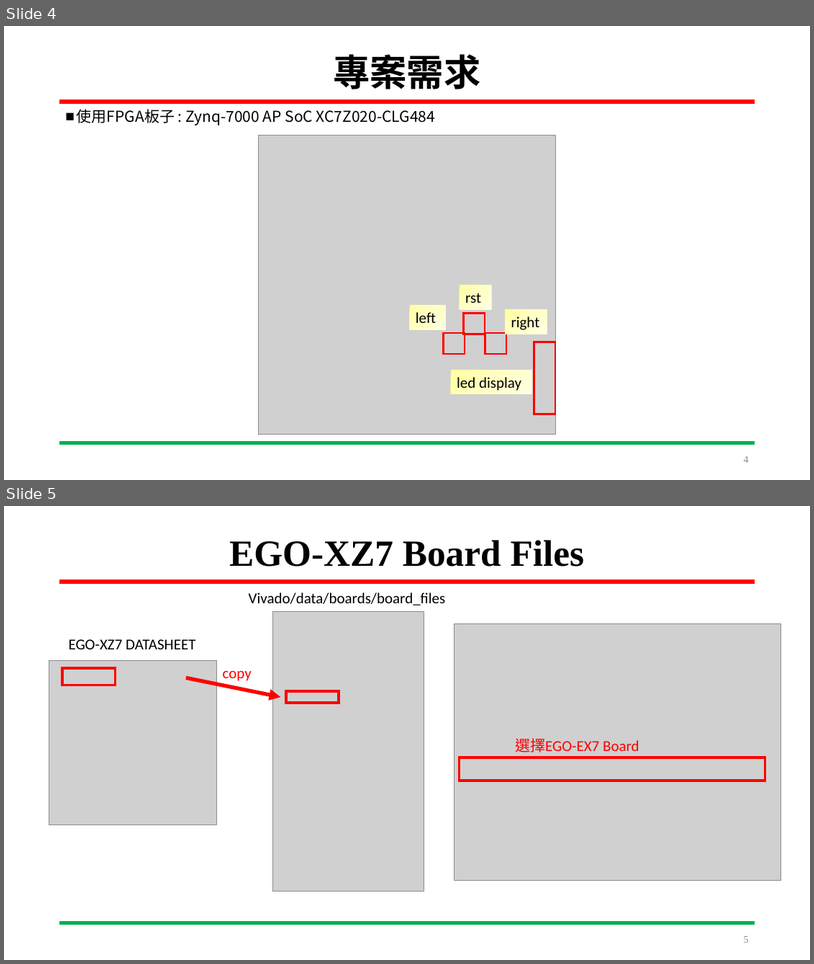
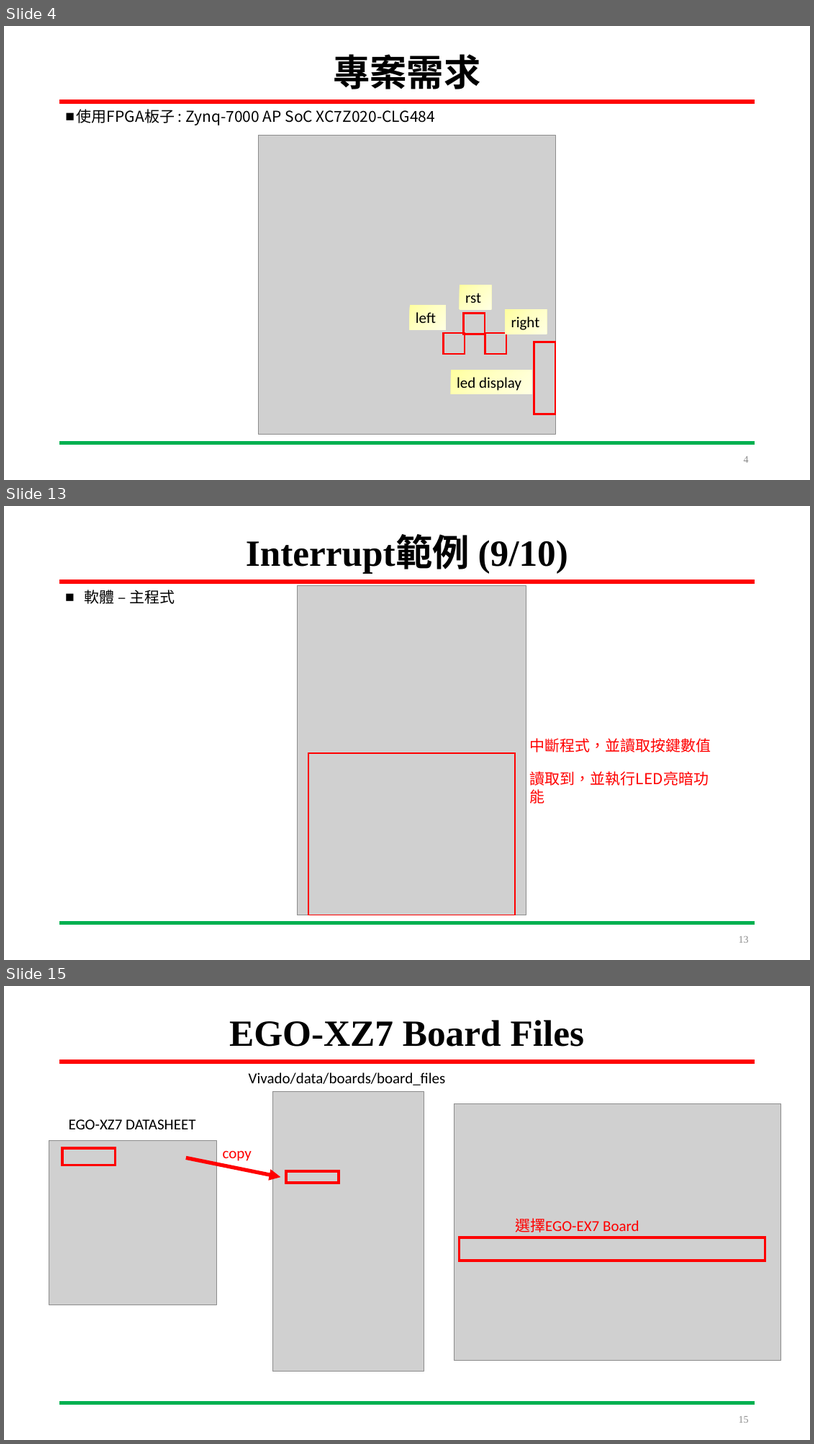
Before and after one commit to LIAO-YANXIANG/SYSTEM-ON-CHIP-DESIGN, a slide deck: DevelopmentLog/Pingpong.pptx. Shown one above the other, each under a label of ours: slides 4 and 5 before the commit, slides 4, 13 and 15 after it; the slides between them are not shown. The pictures are 814x964 and 814x1444 pixels, drawn with LibreOffice and Linux fonts; fonts in the diff are those of the drawing; grey boxes stand for pictures. Boxes give left, top, right and bottom in pixels: in the first picture for what was removed or moved away, otherwise in the second. Text is boxed around its words. In the diff, an @@ line names an element or a change of style, - is before the commit and + after.

Commit message:
2022/05/13 ~ 2022/05/20 1. ZYNQ_interrupt範例

```diff
--- a/DevelopmentLog/Pingpong.pptx
+++ b/DevelopmentLog/Pingpong.pptx
@@ slide 13 added at bbox=[4, 506, 810, 960], background #FFFFFF; not listed: 2 template elements that a slide beside it also shows @@
@@ title added at bbox=[246, 537, 568, 574], 44 pt, text #000000, bold @@
+Interrupt範例 (9/10)
@@ text added at bbox=[84, 590, 175, 604], 18 pt, text #000000 @@
+■ 軟體 – 主程式
@@ picture added at bbox=[298, 586, 527, 915] @@
@@ text added at bbox=[530, 738, 712, 752], 18 pt, text #FF0000 @@
+中斷程式，並讀取按鍵數值
@@ rectangle added at bbox=[309, 754, 516, 915], outline #FF0000 1.5 pt @@
@@ text added at bbox=[530, 771, 709, 785], 18 pt, text #FF0000 @@
+讀取到，並執行LED亮暗功能
@@ page number added at bbox=[739, 936, 749, 942], 12 pt, text #8C8C8C @@
+13
@@ what was slide 5 is now slide 15 @@
@@ page number at bbox=[739, 1416, 749, 1422]: text changed @@
-5
+15
```
Also in this commit, not shown: 1 slide changed, 9 other slides added, 2 other files.
